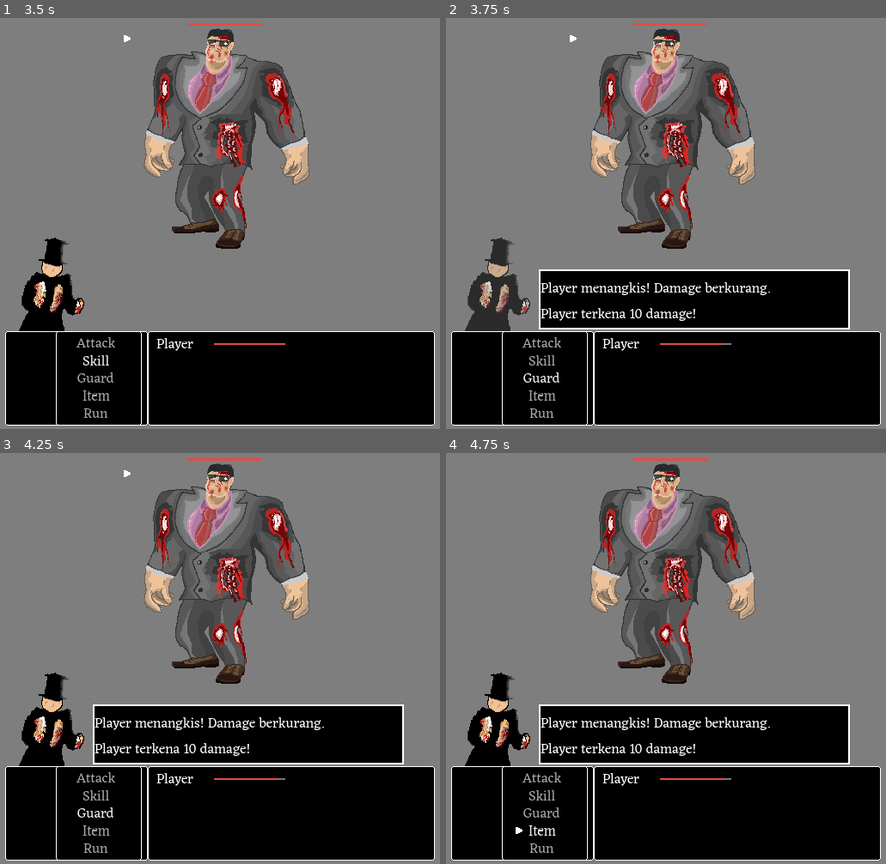
Above: before the commit, frames 1-4 (two rows, left to right).
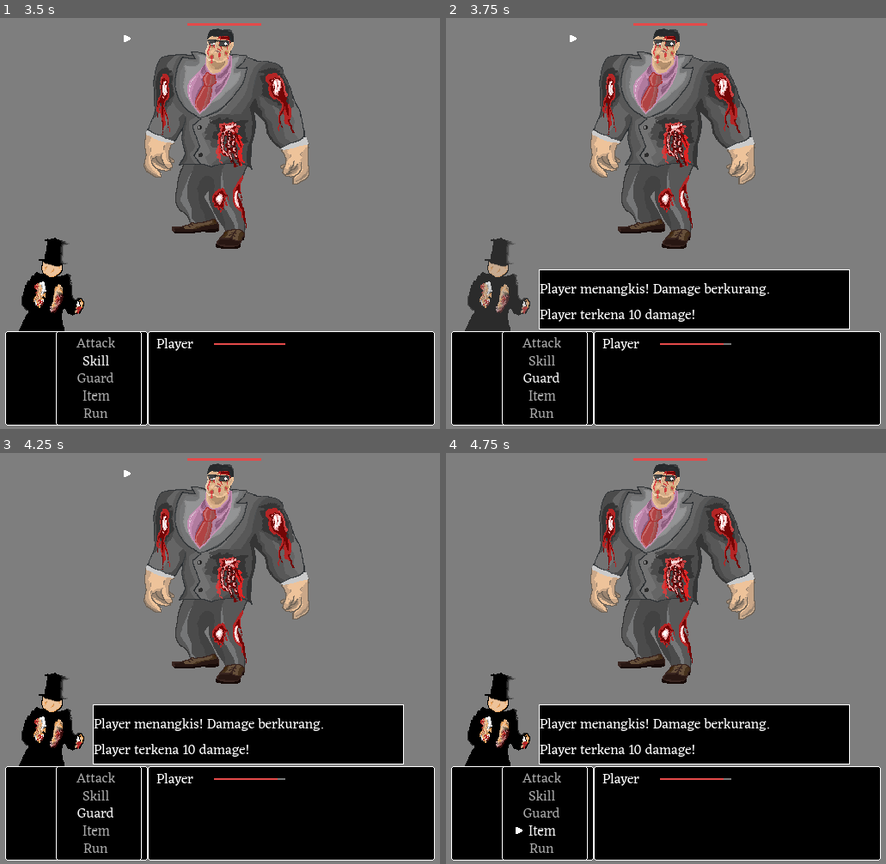
Above: after the commit, the same moments.

Repository: FerdaKoplo/bet-againts-the-gods
Game: Godot game, scene res://battle.tscn
Two runs of this game, one before a commit and one after it. Both use one fixed random seed, a clock stepped at 60 frames per second and the inputs below.
Inputs (mouse positions are in pixels of both pictures, inside the frame that each line leads up to):
- Up to frame 1 (3.5 s): click (224, 137) at 0.5 s; click (48, 313) at 1.25 s; click "Attack" at 2 s; click "Skill" at 2.75 s
- Up to frame 2 (3.75 s): click "Guard" at 3.5 s
- Up to frame 3 (4.25 s): no input
- Up to frame 4 (4.75 s): click "Item" at 4.25 s

Frame 1 is identical in both runs. In frame 2, 1.6% of the frame differs, in the area x 21-92%, y 61-76%; in frame 3, 1.6%; in frame 4, 1.6%.

Commit message:
perbaikan panel

Diff:
--- a/battle.tscn
+++ b/battle.tscn
@@ -85,10 +85,10 @@
 
 [sub_resource type="StyleBoxFlat" id="StyleBoxFlat_slotg"]
 bg_color = Color(0, 0, 0, 1)
-border_width_left = 2
-border_width_top = 2
-border_width_right = 2
-border_width_bottom = 2
+border_width_left = 1
+border_width_top = 1
+border_width_right = 1
+border_width_bottom = 1
 border_color = Color(1, 1, 1, 1)
 
 [node name="Battle" type="Control"]
